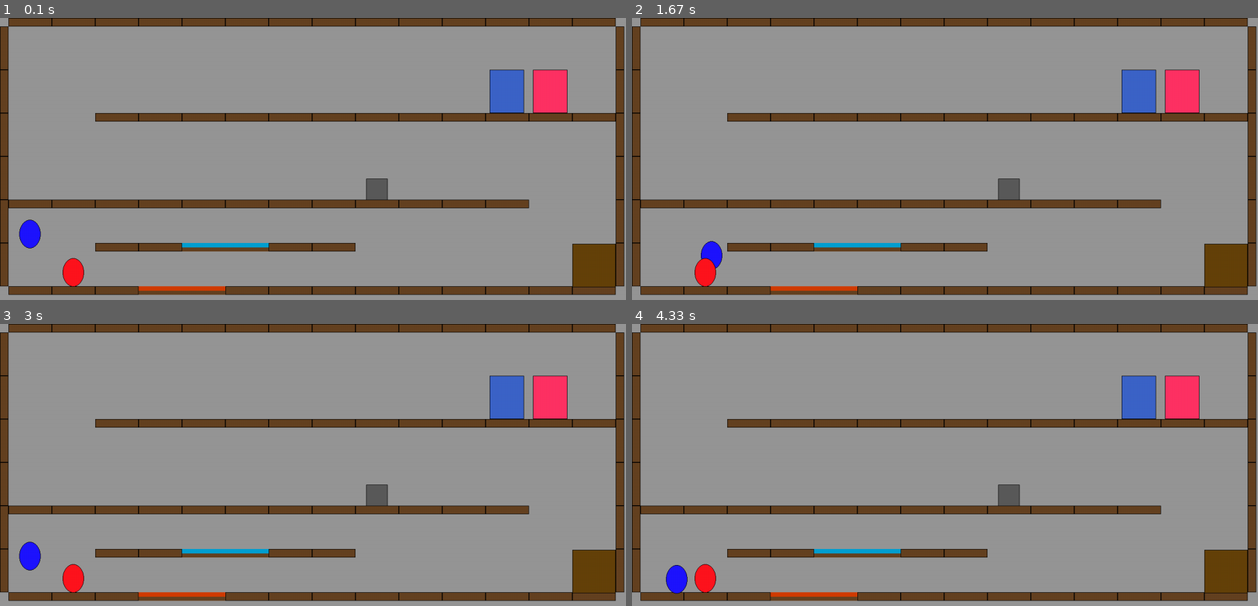
Above: before the commit, frames 1-4 (two rows, left to right).
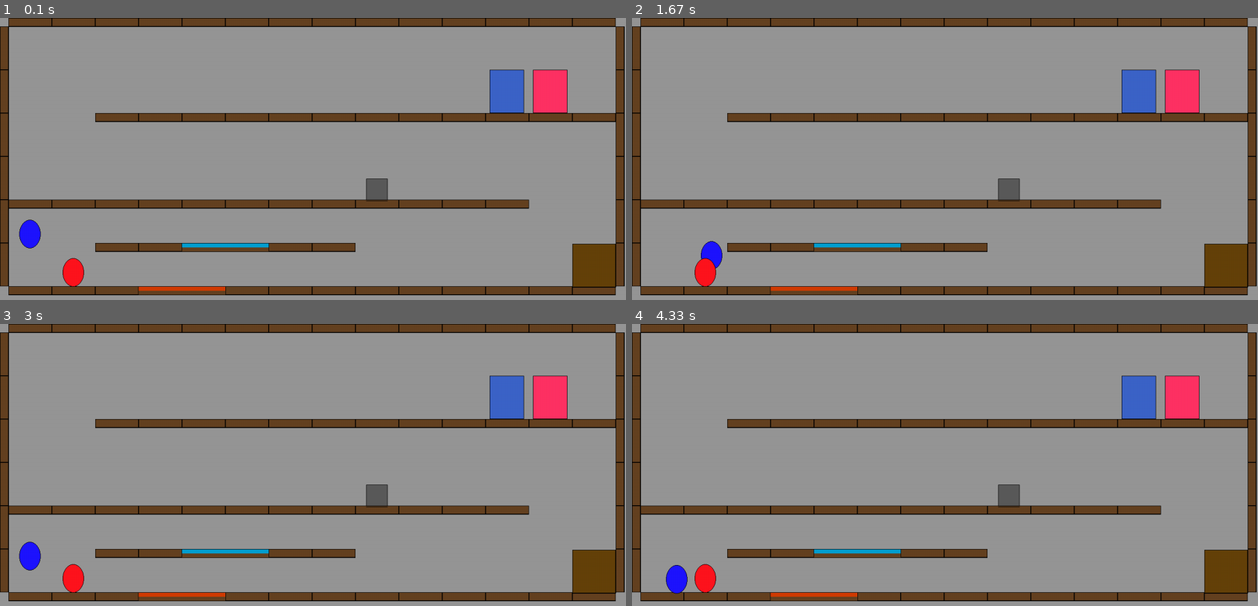
Above: after the commit, the same moments.

Repository: ketimiroshnik/Project_pygame_v2
Game: pygame game, started from main.py
Two runs of this game, one before a commit and one after it. Both use one fixed random seed, a clock stepped at 60 frames per second and the inputs below.
Inputs:
- Up to frame 1 (0.1 s): no input
- Up to frame 2 (1.67 s): hold D 0.33-0.8 s; hold W 0.83-1.13 s; hold D 1.17-1.63 s
- Up to frame 3 (3 s): hold A 1.67-2.2 s; hold A 2.23-2.63 s; hold W from 2.67 s (still down)
- Up to frame 4 (4.33 s): release W at 3.03 s; hold D 3.07-3.7 s; hold A 3.73-4.2 s; hold D from 4.23 s (still down)

The runs differ from the first frame. In frame 1, 1.5% of the frame differs, in the area x 1-100%, y 2-99%; in frame 2, 1.5%; in frame 3, 1.5%; in frame 4, 1.5%.

Commit message:
Изменено представление препятствий

Diff:
--- a/main.py
+++ b/main.py
@@ -25,14 +25,38 @@
          'water_door': None, 'fire_door': None,
          'g_wall': None, 'v_wall': None}
 
+TYPE_BORD = {'left': 1, 'right': 2, 'up':3, 'bottom': 4}
+
 
 class Border(pygame.sprite.Sprite):
-    def __init__(self, pos, size):
-        super().__init__(all_sprites)
-        if size[0] > size[1]:
+    def __init__(self, x1, y1, x2, y2, t):
+        super().__init__(all_sprites)
+        self.t = t
+        if x1 == x2:  # вертикальная стенка
+            self.add(v_borders)
+            self.image = pygame.Surface([1, y2 - y1])
+            self.rect = pygame.Rect(x1, y1, 5, y2 - y1)
+        else:  # горизонтальная стенка
             self.add(g_borders)
+            self.image = pygame.Surface([x2 - x1, 1])
+            self.rect = pygame.Rect(x1, y1, x2 - x1, 5)
+
+
+
+class Wall(pygame.sprite.Sprite):
+    def __init__(self, pos, size):
+        super().__init__(all_sprites)
+        self.add(walls)
+
+        x, y = pos
+        a, b = size
+        if a > b:
+            Border(x, y, x + a, y, TYPE_BORD['up'])
+            Border(x, y + b, x + a, y + b, ['down'])
         else:
-            self.add(v_borders)
+            Border(x, y, x, y + b, TYPE_BORD['left'])
+            Border(x + a, y, x + a, y + b, TYPE_BORD['right'])
+
         self.image = pygame.Surface(size,
                                     pygame.SRCALPHA, 32)
         pygame.draw.rect(self.image, COLORS['wall'], (0, 0, *size))
@@ -44,8 +68,14 @@
     def __init__(self, pos, size):
         super().__init__(all_sprites)
         self.add(static_stones)
-        self.add(v_borders)
-        self.add(g_borders)
+
+        x, y = pos
+        a, b = size
+        Border(x, y, x + a, y, TYPE_BORD['up'])
+        Border(x, y + b, x + a, y + b, ['down'])
+        Border(x, y, x, y + b, TYPE_BORD['left'])
+        Border(x + a, y, x + a, y + b, TYPE_BORD['right'])
+
         self.image = pygame.Surface(size,
                                     pygame.SRCALPHA, 32)
         pygame.draw.rect(self.image, COLORS['static_stone'], (0, 0, *size))
@@ -57,7 +87,12 @@
     def __init__(self, pos, size):
         super().__init__(all_sprites)
         self.add(fire_lakes)
-        self.add(g_borders)
+
+        x, y = pos
+        a, b = size
+        Border(x, y, x + a, y, TYPE_BORD['up'])
+        Border(x, y + b, x + a, y + b, ['down'])
+
         self.image = pygame.Surface(size,
                                     pygame.SRCALPHA, 32)
         pygame.draw.rect(self.image, COLORS['wall'], (0, 0, *size))
@@ -69,7 +104,12 @@
     def __init__(self, pos, size):
         super().__init__(all_sprites)
         self.add(water_lakes)
-        self.add(g_borders)
+
+        x, y = pos
+        a, b = size
+        Border(x, y, x + a, y, TYPE_BORD['up'])
+        Border(x, y + b, x + a, y + b, ['down'])
+
         self.image = pygame.Surface(size,
                                     pygame.SRCALPHA, 32)
         pygame.draw.rect(self.image, COLORS['wall'], (0, 0, *size))
@@ -109,7 +149,12 @@
     def __init__(self, pos, size):
         super().__init__(all_sprites)
         self.add(dynamic_stones)
-        self.add(g_borders)
+
+        x, y = pos
+        a, b = size
+        Border(x, y, x + a, y, TYPE_BORD['up'])
+        Border(x, y + b, x + a, y + b, ['down'])
+
         self.image = pygame.Surface(size,
                                     pygame.SRCALPHA, 32)
         pygame.draw.rect(self.image, COLORS['dynamic_stone'], (0, 0, *size))
@@ -130,22 +175,7 @@
         self.rect = pygame.Rect(*pos, *size)
 
     def update(self):
-        if pygame.key.get_pressed()[pygame.K_RIGHT] and not \
-                (pygame.sprite.spritecollideany(self, v_borders) and
-                 pygame.sprite.spritecollideany(self, v_borders).rect.x >= self.rect.x):
-            self.rect = self.rect.move(TILE_SIZE / 25, 0)
-        elif pygame.key.get_pressed()[pygame.K_LEFT] and not (
-                pygame.sprite.spritecollideany(self, v_borders) and
-                pygame.sprite.spritecollideany(self, v_borders).rect.x <= self.rect.x):
-            self.rect = self.rect.move(-TILE_SIZE / 25, 0)
-
-        if not pygame.sprite.spritecollideany(self, g_borders):
-            self.rect = self.rect.move(0, TILE_SIZE / 20)
-        elif pygame.sprite.spritecollideany(self, g_borders).rect.y <= self.rect.y:
-            self.rect = self.rect.move(0, TILE_SIZE / 20)
-        else:
-            b = pygame.sprite.spritecollideany(self, g_borders)
-            self.rect = self.rect.move(0, b.rect.y - self.rect.y - self.rect.height + 1)
+        pass
 
 
 class Water(pygame.sprite.Sprite):
@@ -163,10 +193,12 @@
                 (pygame.sprite.spritecollideany(self, v_borders) and
                  pygame.sprite.spritecollideany(self, v_borders).rect.x >= self.rect.x):
             self.rect = self.rect.move(TILE_SIZE / 25, 0)
-        elif pygame.key.get_pressed()[pygame.K_a] and not \
+
+        if pygame.key.get_pressed()[pygame.K_a] and not \
                 (pygame.sprite.spritecollideany(self, v_borders) and
                  pygame.sprite.spritecollideany(self, v_borders).rect.x <= self.rect.x):
             self.rect = self.rect.move(-TILE_SIZE / 25, 0)
+
 
         if not pygame.sprite.spritecollideany(self, g_borders):
             if self.on_fly is None:
@@ -220,11 +252,11 @@
     SIZES['water_lake'] = (TILE_SIZE, int(WALL_PER * TILE_SIZE))
 
     for i in range(width):
-        Border((i * TILE_SIZE + SIZES['v_wall'][0], 0), SIZES['g_wall'])
+        Wall((i * TILE_SIZE + SIZES['v_wall'][0], 0), SIZES['g_wall'])
 
     for i in range(height // 2):
-        Border((0, i * TILE_SIZE + SIZES['g_wall'][1]), SIZES['v_wall'])
-        Border((width * TILE_SIZE + SIZES['v_wall'][0], i * TILE_SIZE + SIZES['g_wall'][1]), SIZES['v_wall'])
+        Wall((0, i * TILE_SIZE + SIZES['g_wall'][1]), SIZES['v_wall'])
+        Wall((width * TILE_SIZE + SIZES['v_wall'][0], i * TILE_SIZE + SIZES['g_wall'][1]), SIZES['v_wall'])
 
     for i in range(int(level[0][0])):
         for q in range(2):
@@ -232,8 +264,8 @@
 
             for j in range(2, width + 2):
                 if level[n + 1][j] == SIGNS['wall']:
-                    Border((SIZES['v_wall'][0] + (j - 2) * TILE_SIZE,
-                            SIZES['g_wall'][1] + (i * 2 + q + 1) * TILE_SIZE), SIZES['g_wall'])
+                    Wall((SIZES['v_wall'][0] + (j - 2) * TILE_SIZE,
+                          SIZES['g_wall'][1] + (i * 2 + q + 1) * TILE_SIZE), SIZES['g_wall'])
                 elif level[n + 1][j] == SIGNS['fire_lake']:
                     FireLake((SIZES['v_wall'][0] + (j - 2) * TILE_SIZE,
                               SIZES['g_wall'][1] + (i * 2 + q + 1) * TILE_SIZE), SIZES['fire_lake'])
@@ -271,13 +303,14 @@
 
 
 def main():
-    global all_sprites, v_borders, g_borders, static_stones, dynamic_stones, fire_lakes, water_lakes, fire_doors, water_doors
+    global all_sprites, v_borders, g_borders, static_stones, dynamic_stones, fire_lakes, water_lakes, fire_doors, water_doors, walls
     pygame.init()
     screen = pygame.display.set_mode((WINDOW_SIZE[0], WINDOW_SIZE[1] + BUTTON_PLACE))
     clock = pygame.time.Clock()
     screen.fill((150, 150, 150))
 
     all_sprites = pygame.sprite.Group()
+    walls = pygame.sprite.Group()
     v_borders = pygame.sprite.Group()
     g_borders = pygame.sprite.Group()
     static_stones = pygame.sprite.Group()
